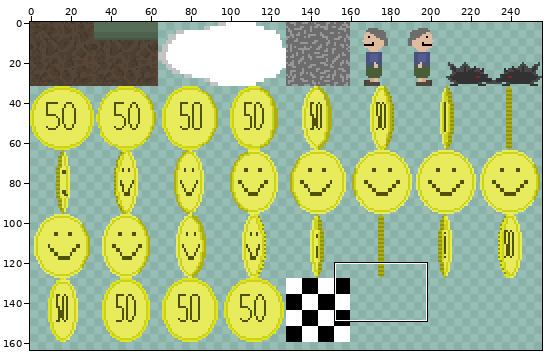
Edited in one commit: sprite sheet (2DPlatformGame/src/main/resources/textures/spritesheet.png). The picture above shows the old version from afar; the outline marks the close-up.
Close-up. Old version:
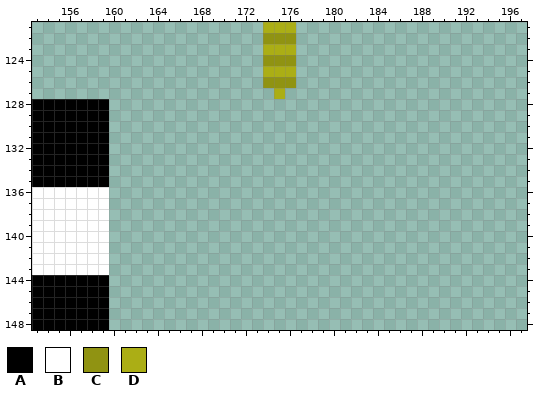
The file is 256x256 pixels. Colours within 5 levels of each other are drawn and written as one. Shown: x 153..197, y 121..148. The wide view leaves out empty margins.
Palette (. is transparent): A #000000  B #ffffff  C #909312  D #abae15
Pixels before, first column x 153:
121 .....................DDD
122 .....................CCC
123 .....................DDD
124 .....................CCC
125 .....................DDD
126 .....................CCC
127 ......................D.
128 AAAAAAA.................
129 AAAAAAA.................
130 AAAAAAA.................
131 AAAAAAA.................
132 AAAAAAA.................
133 AAAAAAA.................
134 AAAAAAA.................
135 AAAAAAA.................
136 BBBBBBB.................
137 BBBBBBB.................
138 BBBBBBB.................
139 BBBBBBB.................
140 BBBBBBB.................
141 BBBBBBB.................
142 BBBBBBB.................
143 BBBBBBB.................
144 AAAAAAA.................
145 AAAAAAA.................
146 AAAAAAA.................
147 AAAAAAA.................
148 AAAAAAA.................
After:
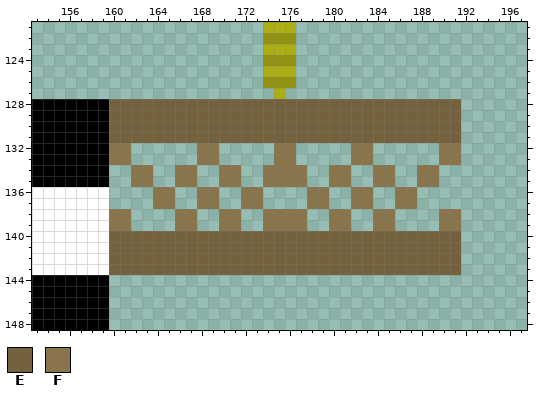
Colours new in this view: E #74623f  F #89744b
The edit:
There is now colour E in rows 128 to 131 at x 160 to 191; in rows 140 to 143 at x 160 to 191.
There is now colour F in rows 132 to 133 at x 160 to 161, 168 to 169, 175 to 176, 182 to 183 and 190 to 191; in rows 134 to 135 at x 162 to 163, 166 to 167, 170 to 171, 174 to 177, 180 to 181, 184 to 185 and 188 to 189; in rows 136 to 137 at x 164 to 165, 168 to 169, 172 to 173, 178 to 179, 182 to 183 and 186 to 187; in rows 138 to 139 at x 160 to 161, 166 to 167, 170 to 171, 174 to 177, 180 to 181, 184 to 185 and 190 to 191.
Changed places in both close-ups, as pixel boxes (x1, y1, x2, y2):
added: (109, 99, 461, 275)
